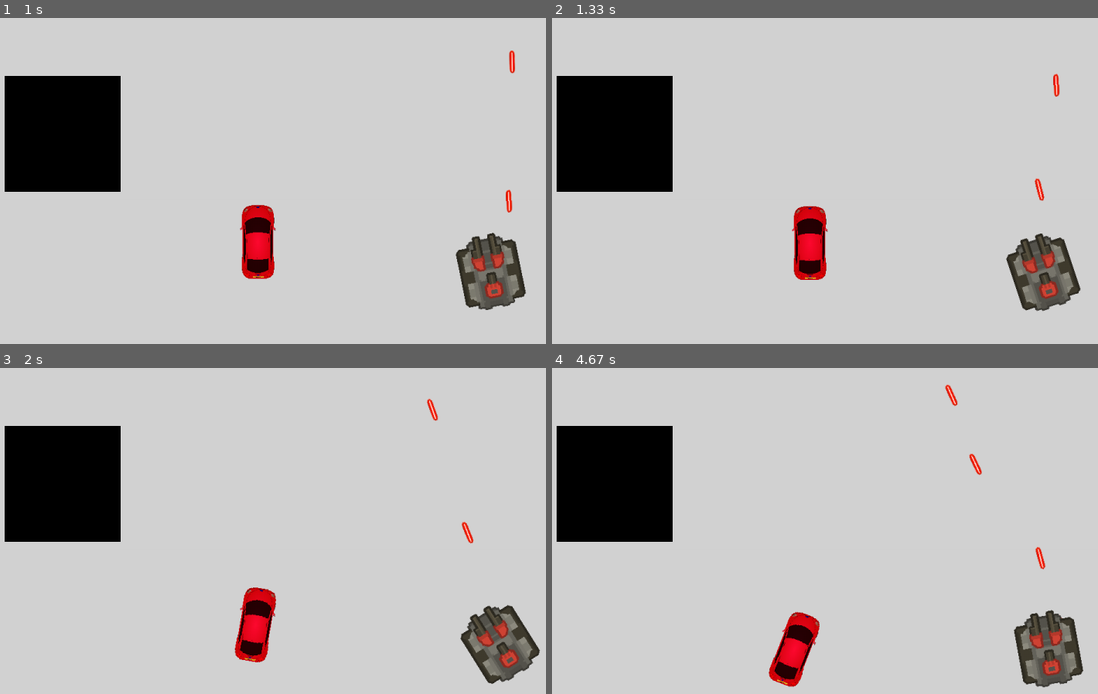
Above: before the commit, frames 1-4 (two rows, left to right).
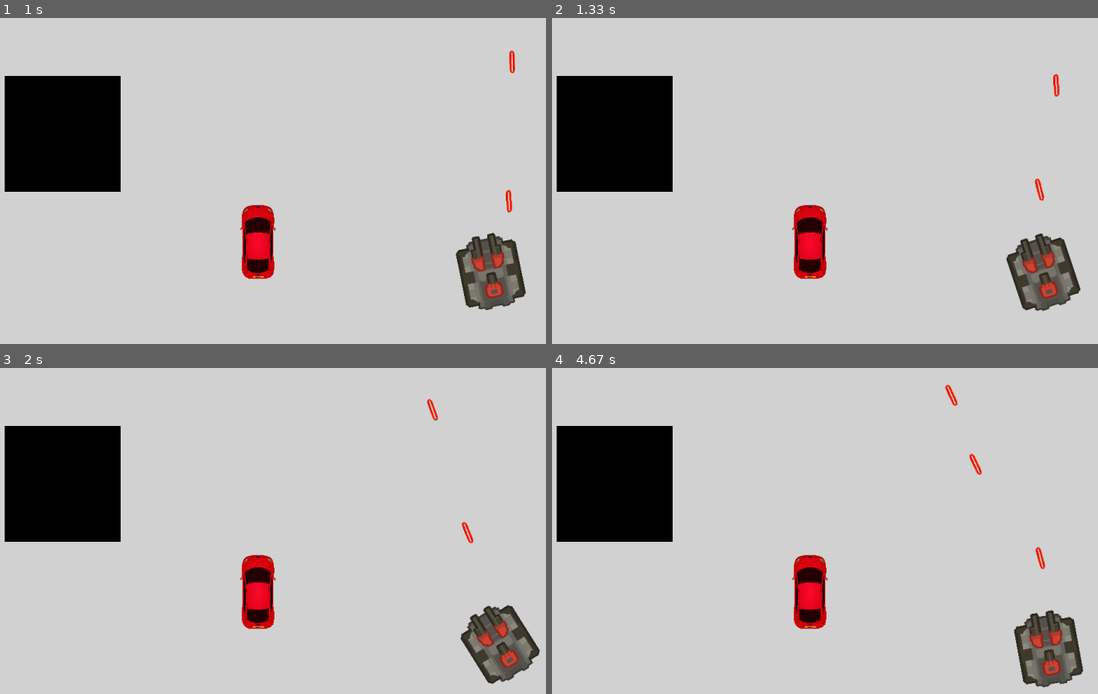
Above: after the commit, the same moments.

Repository: UnluckySlava/PygameVehicleGame
Game: pygame game, started from Pygame_template.py
Two runs of this game, one before a commit and one after it. Both use one fixed random seed, a clock stepped at 60 frames per second and the inputs below.
Inputs:
- Up to frame 1 (1 s): tap Space at 0.33, 0.73 s; hold Left from 0.67 s (still down); hold A from 0.67 s (still down)
- Up to frame 2 (1.33 s): tap Space at 1.03, 1.3 s; release Left at 1.2 s; release A at 1.2 s; hold Down from 1.23 s (still down); hold S from 1.23 s (still down)
- Up to frame 3 (2 s): release Down at 1.53 s; release S at 1.53 s; hold Left 1.57-1.97 s; hold A 1.57-1.97 s; tap Space at 1.63, 1.93 s
- Up to frame 4 (4.67 s): hold Up 2-2.37 s; hold W 2-2.37 s; tap Space at 2.07, 2.47, 2.77, 3.13, 3.53, 3.83, 4.03, 4.33, 4.53 s; hold Right 2.4-3.03 s; hold D 2.4-3.03 s; hold Down 3.07-3.43 s; hold S 3.07-3.43 s; hold Left 3.47-3.93 s; hold A 3.47-3.93 s; hold Right 3.97-4.43 s; hold D 3.97-4.43 s; hold Up from 4.47 s (still down); hold W from 4.47 s (still down)

Frame 1 is identical in both runs. In frame 2, 0.3% of the frame differs, in the area x 43-51%, y 57-81%; in frame 3, 1.7%; in frame 4, 2.4%, in the area x 39-51%, y 57-98%.

Commit message:
echo "# PygameVehicleGame" >> README.md git init git add README.md git commit -m "first commit" git branch -M main git remote add origin git@github.com:UnluckySlava/PygameVehicleGame.git git push -u origin main

Diff:
--- a/Pygame_template.py
+++ b/Pygame_template.py
@@ -8,6 +8,9 @@
 pg.init()
 screen = pg.display.set_mode(screen_size)
 clock = pg.time.Clock()
+
+player = pg.sprite.GroupSingle()
+enemies = pg.sprite.Group()
 visible_sprites = pg.sprite.Group()
 
 # создаём препятствие
@@ -15,9 +18,11 @@
 
 # создаём машину
 car = Car2(pg.image.load('car.png').convert_alpha())
+car.add(enemies)
 
 # создаём танк
 tank = Tank(pg.image.load('tank.png').convert_alpha())
+tank.add(player)
 
 # player_sprite = pg.sprite.GroupSingle(tank)
 
@@ -47,21 +52,21 @@
     tank.physics()
     tank.draw()
 
-    car.control()
     car.physics()
     car.draw()
 
     for bullet in bullets:
         bullet.physics()
         bullet.collision(visible_sprites)
-        if (0, 0) > bullet.rect.center or bullet.rect.center > screen_size or bullet.hit:
+        if (0, 0) > bullet.rect.center\
+                or bullet.rect.center > screen_size\
+                or bullet.hit:
             bullets.pop(0)
         screen.blit(bullet.image, bullet.rect)
 
-    # player_sprite.draw(screen)
     visible_sprites.draw(screen)
     car.collision(visible_sprites)
-    tank.collision(visible_sprites)
+    tank.collision(enemies)
 
     pg.display.flip()
     clock.tick(60)
--- a/tank_class.py
+++ b/tank_class.py
@@ -1,5 +1,6 @@
 import pygame as pg
 from math import *
+from car_class2 import Car2
 
 class Tank(pg.sprite.Sprite):
 
@@ -67,5 +68,6 @@
         for obstacle in obstacles:
             offset = obstacle.rect.x - self.rect.x, obstacle.rect.y - self.rect.y
             if self.mask.overlap(obstacle.mask, offset) and not isinstance(obstacle,Tank):
-                obstacle.kill()
+                if isinstance(obstacle, Car2):
+                    obstacle.kill()
                 self.hit = True
